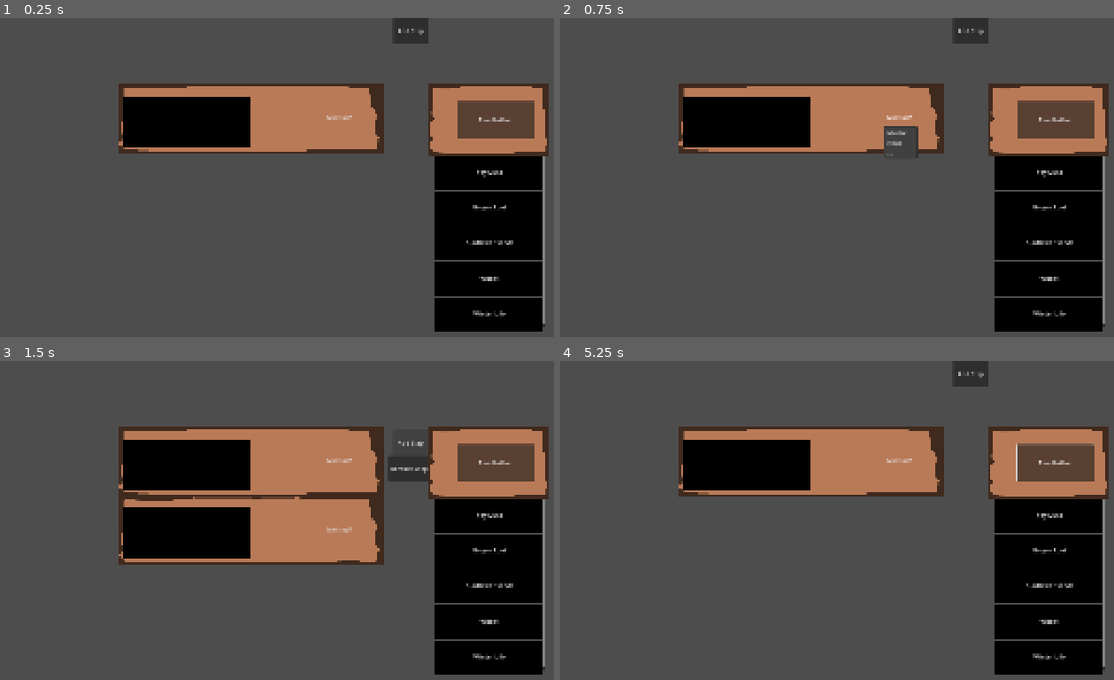
Above: before the commit, frames 1-4 (two rows, left to right).
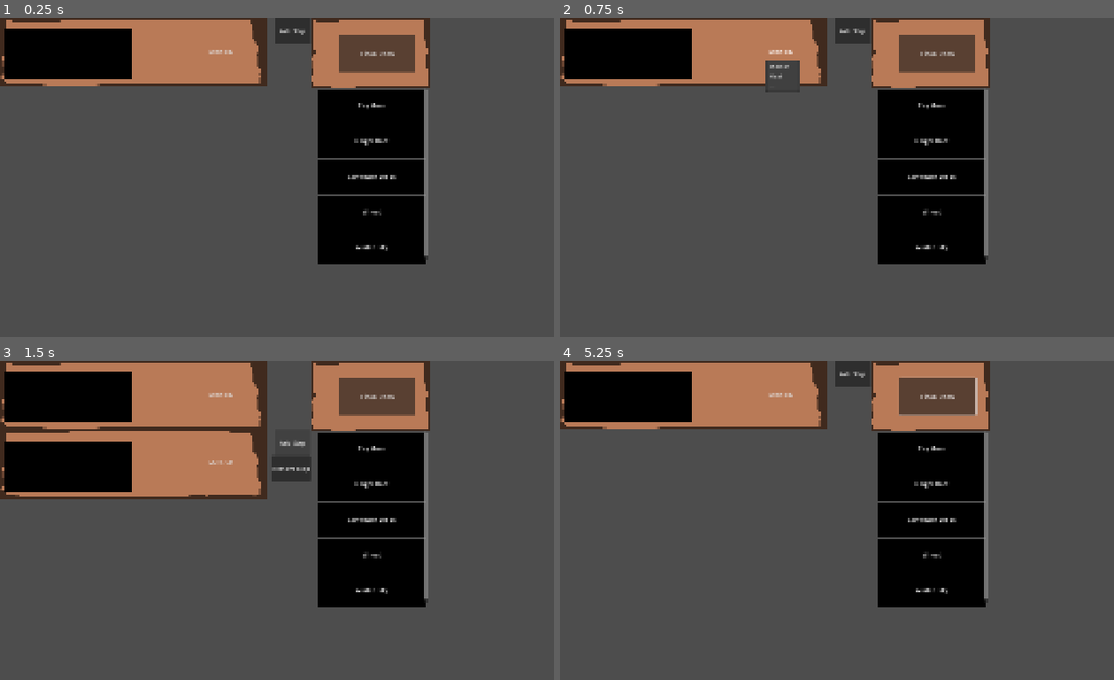
Above: after the commit, the same moments.

Repository: unimelb-game-makers/Team-Quibble-Production
Game: Godot game, scene res://scenes/mini_games/recipe_scene.tscn
The game is run twice, just before and just after one commit, with the same random seed, the same clock (stepped at 60 frames per second) and the same inputs. This scene is started directly instead of the project's main scene.
Inputs (mouse positions are in pixels of both pictures, inside the frame that each line leads up to):
- Up to frame 1 (0.25 s): no input
- Up to frame 2 (0.75 s): click "Method?" at 0.5 s
- Up to frame 3 (1.5 s): click "Add Step" at 1.25 s
- Up to frame 4 (5.25 s): click "Remove Step" at 2 s; click "FinalButton" at 2.75 s; tap Enter at 3.5, 5 s; move the mouse to (1069, 539) at 3.52 s; press the mouse at (1069, 539) at 3.53 s; hold D (move_right) 3.53-4.25 s; release the mouse at (1069, 539) at 4.25 s; tap Space at 4.25 s; drag from (770, 581) to (776, 459) at 4.27 s; move the mouse to (986, 472) at 5.02 s; hold D (move_right) from 5.03 s (still down); hold Right (camera_right) from 5.03 s (still down)

The runs differ from the first frame. In frame 1, 49% of the frame differs, in the area x 0-100%, y 0-99%; in frame 2, 48%; in frame 3, 59%; in frame 4, 49%.

Commit message:
changed: minigame type

Diff:
--- a/cozy-potion-game/scenes/mini_games/cauldron_scene.tscn
+++ b/cozy-potion-game/scenes/mini_games/cauldron_scene.tscn
@@ -15,8 +15,9 @@
 [sub_resource type="LabelSettings" id="LabelSettings_4dvm4"]
 font_size = 23
 
-[node name="CauldronScene" type="Node2D" unique_id=934424114]
+[node name="CauldronScene" type="CanvasLayer" unique_id=836267295]
 script = ExtResource("1_if6mv")
+metadata/_custom_type_script = "uid://5vr6exm8hl07"
 
 [node name="CanvasLayer" type="CanvasLayer" parent="." unique_id=1608703175 node_paths=PackedStringArray("potion_brewer …(184 unchanged characters)…
 script = ExtResource("1_c2v7o")
--- a/cozy-potion-game/scenes/mini_games/crushing_minigame_scene.tscn
+++ b/cozy-potion-game/scenes/mini_games/crushing_minigame_scene.tscn
@@ -5,8 +5,9 @@
 [ext_resource type="Texture2D" uid="uid://w2ytjmje0lw2" path="res://assets/sprites/minigame/crushing_minigame/Tan stone mortar.jpeg" id="2_eukv0"]
 [ext_resource type="PackedScene" uid="uid://dndijkbu6kmrt" path="res://scenes/prefabs/minigame/crushing_minigame/ingredient_ball.tscn" id="2_fhxy2"]
 
-[node name="CrushingMinigame" type="Node2D" unique_id=1614224699]
+[node name="CrushingMinigame" type="CanvasLayer" unique_id=1189992554]
 script = ExtResource("1_fhxy2")
+metadata/_custom_type_script = "uid://5vr6exm8hl07"
 
 [node name="Mortar" type="StaticBody2D" parent="." unique_id=611331611]
 position = Vector2(960, 668)
--- a/cozy-potion-game/scenes/mini_games/recipe_scene.tscn
+++ b/cozy-potion-game/scenes/mini_games/recipe_scene.tscn
@@ -5,8 +5,7 @@
 [ext_resource type="Script" uid="uid://ckkfci6jx6nfg" path="res://scripts/recipe_choosing/step_holder.gd" id="2_pwpi3"]
 [ext_resource type="Texture2D" uid="uid://chtt062vyqabl" path="res://assets/sprites/thinghere.png" id="4_ryrtb"]
 
-[node name="RecipeScene" type="Node2D" unique_id=720193852]
-position = Vector2(320, 180)
+[node name="RecipeScene" type="CanvasLayer" unique_id=1807006344]
 script = ExtResource("1_sdkqr")
 
 [node name="StepHolder" type="Node2D" parent="." unique_id=56645331]
--- a/cozy-potion-game/scripts/minigame/minigame.gd
+++ b/cozy-potion-game/scripts/minigame/minigame.gd
@@ -1,4 +1,4 @@
-class_name Minigame extends Node2D
+class_name Minigame extends CanvasLayer
 
 signal minigame_won
 
